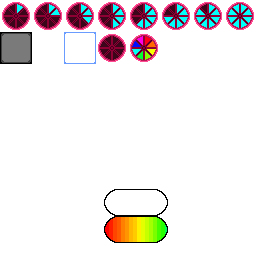
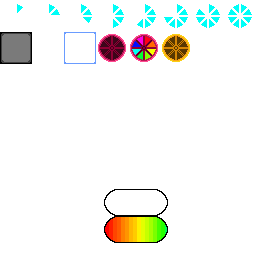
Comparing the layer stacks of the two 256x256 images. Changes:
added layer "Pasted Layer" above "HUD.png" over (x1=162, y1=34, x2=190, y2=62)
painted on "HUD.png" over (x1=2, y1=2, x2=254, y2=30)
